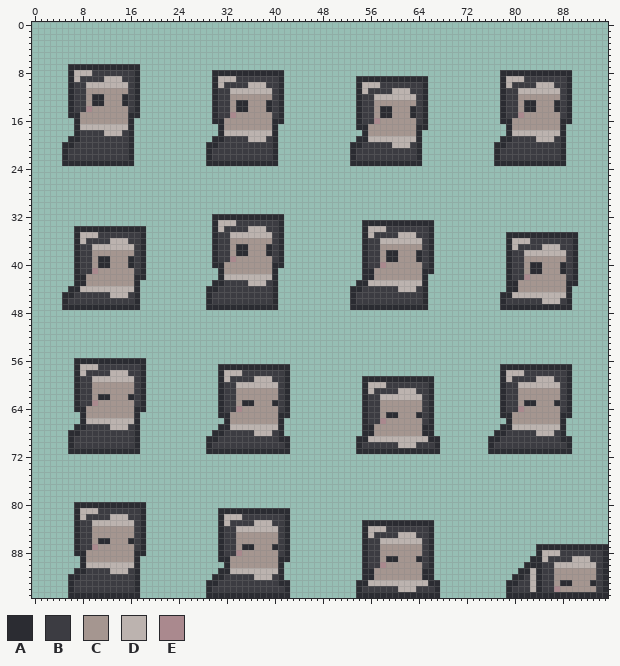
One commit to this sprite sheet: Assets/Mythril2D/Demo/Sprites/ThirdParty/analogStudios_/Characters/SPS_Sister_Karsh.png. Above, as it was before the edit.
The file is 96x96 pixels. Colours within 5 levels of each other are drawn and written as one.
Palette (. is transparent): A #2b2c32  B #3c3c42  C #a59690  D #bcb3af  E #aa898e
Once edited:
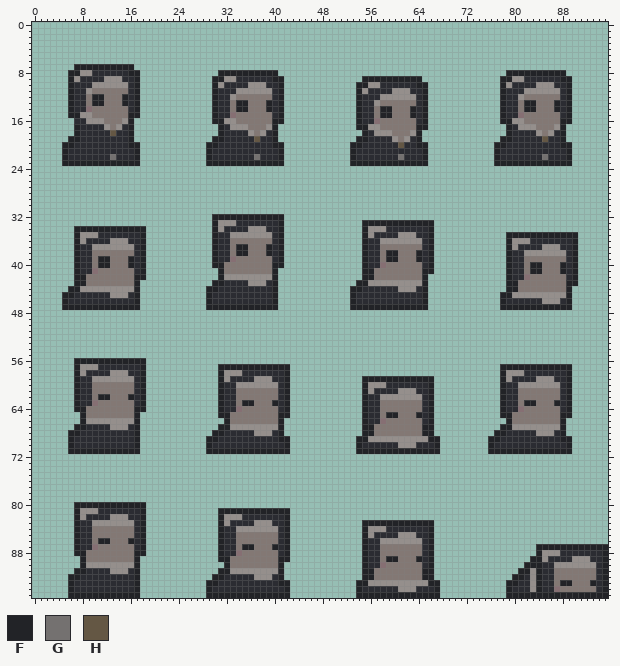
Colours new in this view: F #222327  G #747170  H #645744
Change:
colour C: #a59690 -> #837874
colour D: #bcb3af -> #958f8c
colour E: #aa898e -> #866f73
Changed rows in their new state; - is a pixel that keeps its letter.
first column x 5:
 7 -.FFFFFFFFFF.------------------------------------------------------------------------
 8 -FF--AAAAAAFF------------.FFFFFFFFFF.------------------------------------.FFFFFFFFFF.
 9 -F-AAAA---AAF------------FF--AAAAAAFF------------.FFFFFFFFFF.------------FF--AAAAAAFF
10 -FAAA------AF------------F-AAAA---AAF------------FF--AAAAAAFF------------F-AAAA---AAF
11 -FAAD------AF------------FAAA------AF------------F-AAAA---AAF------------FAAA------AF
12 -FAA-FF---FAF------------FAAD------AF------------FAAA------AF------------FAAD------AF
13 -FAA-FF---FAF------------FAA-FF---FAF------------FAAD------AF------------FAA-FF---FAF
14 -FAA-------AF------------FAA-FF---FAF------------FAA-FF---FAF------------FAA-FF---FAF
15 -FFDD------FF------------FAA-------AF------------FAA-FF---FAF------------FAA-------AF
16 ---ADDD---DF-------------FFDD------FF------------FAA-------AF------------FFDD------FF
17 --FAAAA-C-AF--------------FADDD---DF-------------FFDD------FF-------------FADDD---DF-
18 --FAAAAAHAAF--------------FAAAA-C-AF--------------FADDD---DF--------------FAAAA-C-AF-
19 -FFAAAAAAAAF-------------FFAAAAAHAAF-------------FFAAAA-C-AF-------------FFAAAAAHAAF-
20 FFAAAAAAAAAFF-----------FFAAAAAAAAAFF-----------FFAAAAAAHAAFF-----------FFAAAAAAAAAFF
21 FAAAAAAAAAA-F-----------FAAAAAAAAAA-F-----------FAAAAAAAAAA-F-----------FAAAAAAAAAA-F
22 FAAAAAAAGAA-F-----------FAAAAAAAGAA-F-----------FAAAAAAAGAA-F-----------FAAAAAAAGAA-F
23 FFFFFFFFFFFFF-----------FFFFFFFFFFFFF-----------FFFFFFFFFFFFF-----------FFFFFFFFFFFFF
first column x 5:
32 -------------------------FFFFFFFFFFFF-------------------------------------------------
33 -------------------------F---AAAAAAAF-------------FFFFFFFFFFFF------------------------
34 --FFFFFFFFFFFF-----------F-AAAA---AAF-------------F---AAAAAAAF------------------------
35 --F---AAAAAAAF-----------FAA-------AF-------------F-AAAA---AAF------------FFFFFFFFFFFF
36 --F-AAAA---AAF-----------FAA-------AF-------------FAA-------AF------------F---AAAAAAAF
37 --FAA-------AF-----------FAA-FF---FAF-------------FAA-------AF------------F-AAAA---AAF
38 --FAA-------AF-----------FAA-FF---FAF-------------FAA-FF---FAF------------FAA-------AF
39 --FAA-FF---FAF-----------FAA-------AF-------------FAA-FF---FAF------------FAA-------AF
40 --FAA-FF---FAF-----------FF--------FF-------------FAA-------AF------------FAA-FF---FAF
41 --FAA-------AF------------F--------F--------------FF--------FF------------FAA-FF---FAF
42 --FF--------FF------------F--------F--------------FF--------F-------------FAA-------AF
43 --FF--------F------------FFAAAA---AF-------------FF---------F-------------FF--------FF
44 -FF---------F-----------FFAAAAAAAAAF------------FFAAAAAA---AF-------------FF--------F-
45 FFAAAAAA---AF-----------FAAAAAAAAAAF------------FAAAAAAAAAAAF------------FF---------F-
46 FAAAAAAAAAAAF-----------FAAAAAAAAAAF------------FAAAAAAAAAAAF------------FAAAAAA---AF-
47 FFFFFFFFFFFFF-----------FFFFFFFFFFFF------------FFFFFFFFFFFFF------------FFFFFFFFFFFF-
first column x 6:
56 -FFFFFFFFFFFF-----------------------------------------------------------------------
57 -F---AAAAAAAF------------FFFFFFFFFFFF-----------------------------------FFFFFFFFFFFF
58 -F-AAAA---AAF------------F---AAAAAAAF-----------------------------------F---AAAAAAAF
59 -FAA-------AF------------F-AAAA---AAF------------FFFFFFFFFFFF-----------F-AAAA---AAF
60 -FAA-------AF------------FAA-------AF------------F---AAAAAAAF-----------FAA-------AF
61 -FAA-------AF------------FAA-------AF------------F-AAAA---AAF-----------FAA-------AF
62 -FAA-FF---FAF------------FAA-------AF------------FAA-------AF-----------FAA-------AF
63 -FAA-------AF------------FAA-FF---FAF------------FAA-------AF-----------FAA-FF---FAF
64 -FF--------FF------------FAA-------AF------------FAA-------AF-----------FAA-------AF
65 --F--------F-------------FF--------FF------------FAA-FF---FAF-----------FF--------FF
66 --F--------F--------------F--------F-------------FAA-------AF------------F--------F-
67 -FFAAAA---AF-------------FF--------F-------------FF--------FF-----------FF--------F-
68 FFAAAAAAAAAF------------FFAAAAA---AF-------------FF--------FF----------FFAAAAA---AF-
69 FAAAAAAAAAAF-----------FFAAAAAAAAAAFF-----------FF----------FF--------FFAAAAAAAAAAFF
70 FAAAAAAAAAAF-----------FAAAAAAAAAAAAF-----------FAAAAAA---AAAF--------FAAAAAAAAAAAAF
71 FFFFFFFFFFFF-----------FFFFFFFFFFFFFF-----------FFFFFFFFFFFFFF--------FFFFFFFFFFFFFF
first column x 6:
80 -FFFFFFFFFFFF-----------------------------------------------------------------------------
81 -F---AAAAAAAF------------FFFFFFFFFFFF-----------------------------------------------------
82 -F-AAAA---AAF------------F---AAAAAAAF-----------------------------------------------------
83 -FAA-------AF------------F-AAAA---AAF------------FFFFFFFFFFFF-----------------------------
84 -FAA-------AF------------FAA-------AF------------F---AAAAAAAF-----------------------------
85 -FAA-------AF------------FAA-------AF------------F-AAAA---AAF-----------------------------
86 -FAA-FF---FAF------------FAA-------AF------------FAA-------AF-----------------------------
87 -FAA-------AF------------FAA-FF---FAF------------FAA-------AF-----------------FFFFFFFFFFFF
88 -FF--------FF------------FAA-------AF------------FAA-------AF-----------------F---AAAAAAAF
89 --F--------F-------------FF--------FF------------FAA-FF---FAF----------------FF-AAAA---AAF
90 --F--------F--------------F--------F-------------FAA-------AF---------------FFFAA-------AF
91 -FFAAAA---AF-------------FF--------F-------------FF--------FF--------------FF-FAA-------AF
92 FFAAAAAAAAAF------------FFAAAAA---AF-------------FF--------FF-------------FFA-FAA-------AF
93 FAAAAAAAAAAF-----------FFAAAAAAAAAAFF-----------FF----------FF-----------FFAA-FAA-FF---FAF
94 FAAAAAAAAAAF-----------FAAAAAAAAAAAAF-----------FAAAAAA---AAAF-----------FAAA-FAA-------AF
95 FFFFFFFFFFFF-----------FFFFFFFFFFFFFF-----------FFFFFFFFFFFFFF-----------FFFFFFFFFFFFFFFFF
